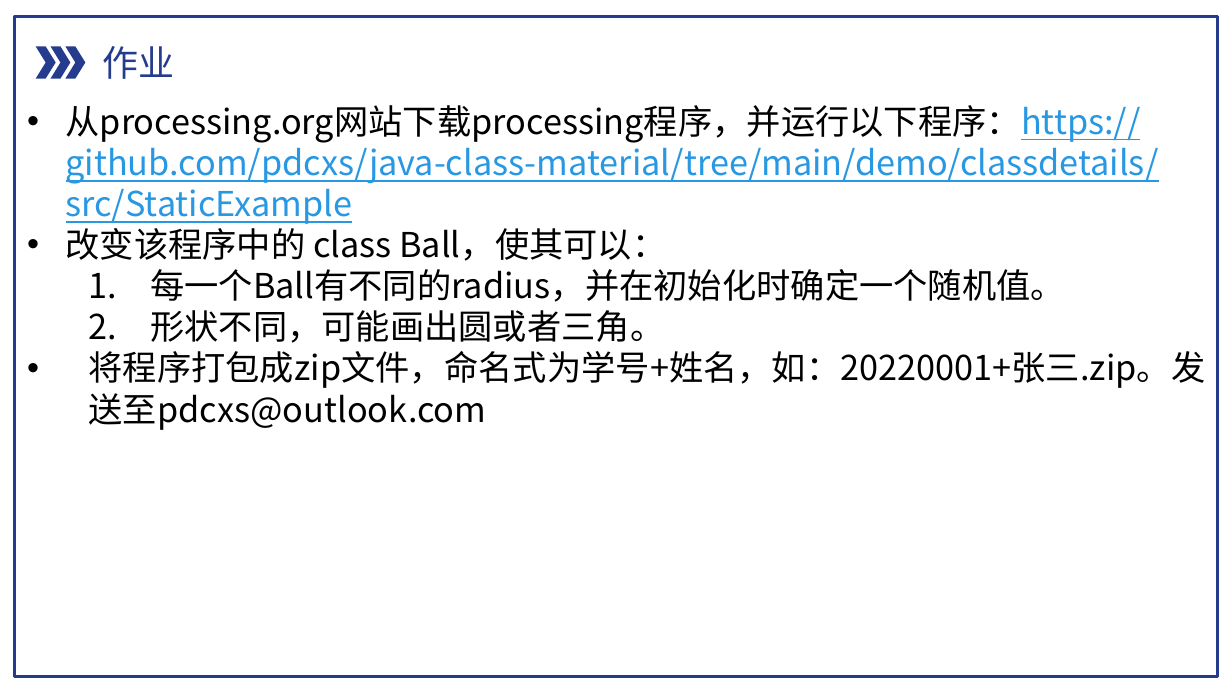
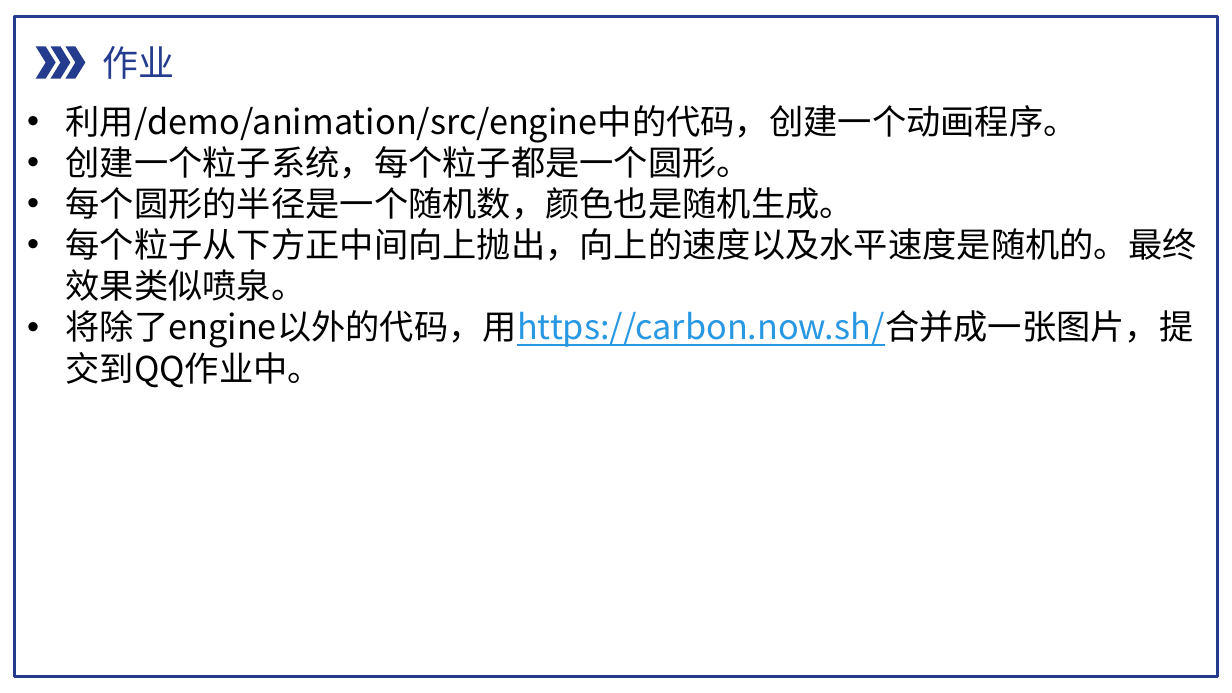
Before and after one commit to pdcxs/java-class-material, a slide deck: slide 22 of slides/06-Java面向对象编程-类的特性.pptx. Drawn at 1232x693 pixels with LibreOffice and Linux fonts; fonts in the diff are those of the drawing. Boxes give left, top, right and bottom in pixels: in the first picture for what was removed or moved away, otherwise in the second. Text is boxed around its words. In the diff, an @@ line names an element or a change of style, - is before the commit and + after.

Commit message:
Update homework

```diff
--- a/slides/06-Java面向对象编程-类的特性.pptx
+++ b/slides/06-Java面向对象编程-类的特性.pptx
@@ text at [66,105,1197,388]: text changed @@
-• 从processing.org网站下载processing程序，并运行以下程序：https://github.com/pdcxs/java-class-material/tree/main/demo/classdetails/src/StaticExample
-• 改变该程序中的 class Ball，使其可以：
-  1. 每一个Ball有不同的radius，并在初始化时确定一个随机值。
-  2. 形状不同，可能画出圆或者三角。
-• 将程序打包成zip文件，命名式为学号+姓名，如：20220001+张三.zip。发送至pdcxs@outlook.com
+• 利用/demo/animation/src/engine中的代码，创建一个动画程序。
+• 创建一个粒子系统，每个粒子都是一个圆形。
+• 每个圆形的半径是一个随机数，颜色也是随机生成。
+• 每个粒子从下方正中间向上抛出，向上的速度以及水平速度是随机的。最终效果类似喷泉。
+• 将除了engine以外的代码，用https://carbon.now.sh/合并成一张图片，提交到QQ作业中。
```
